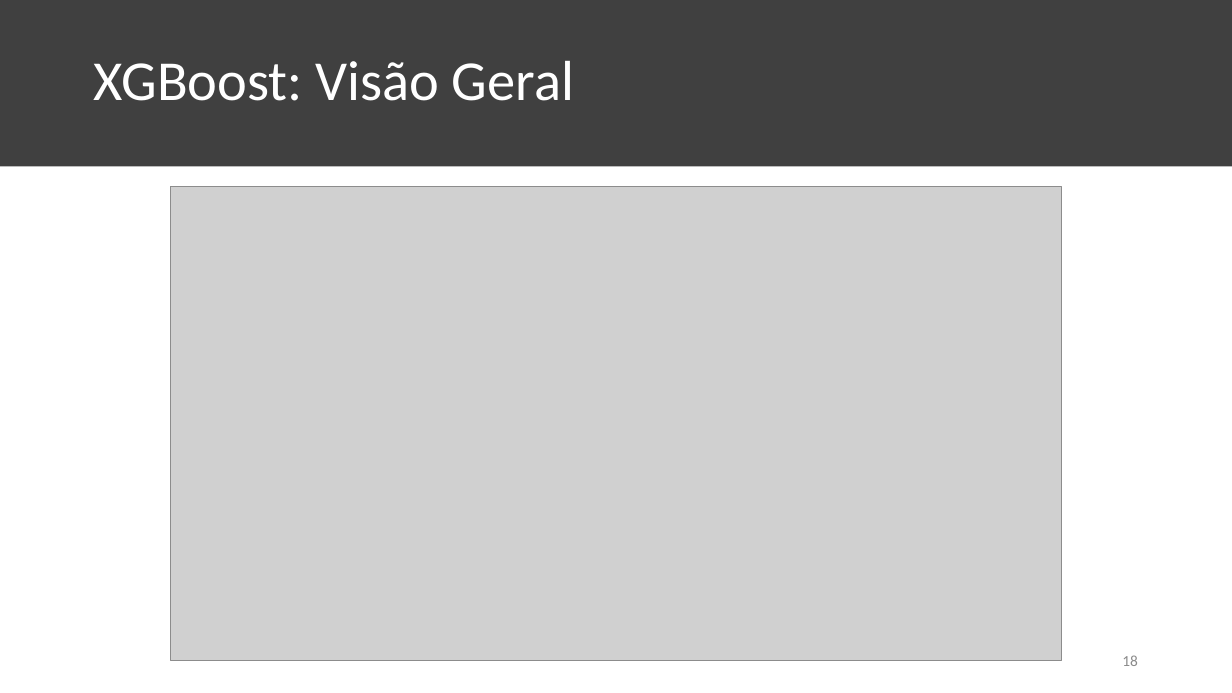
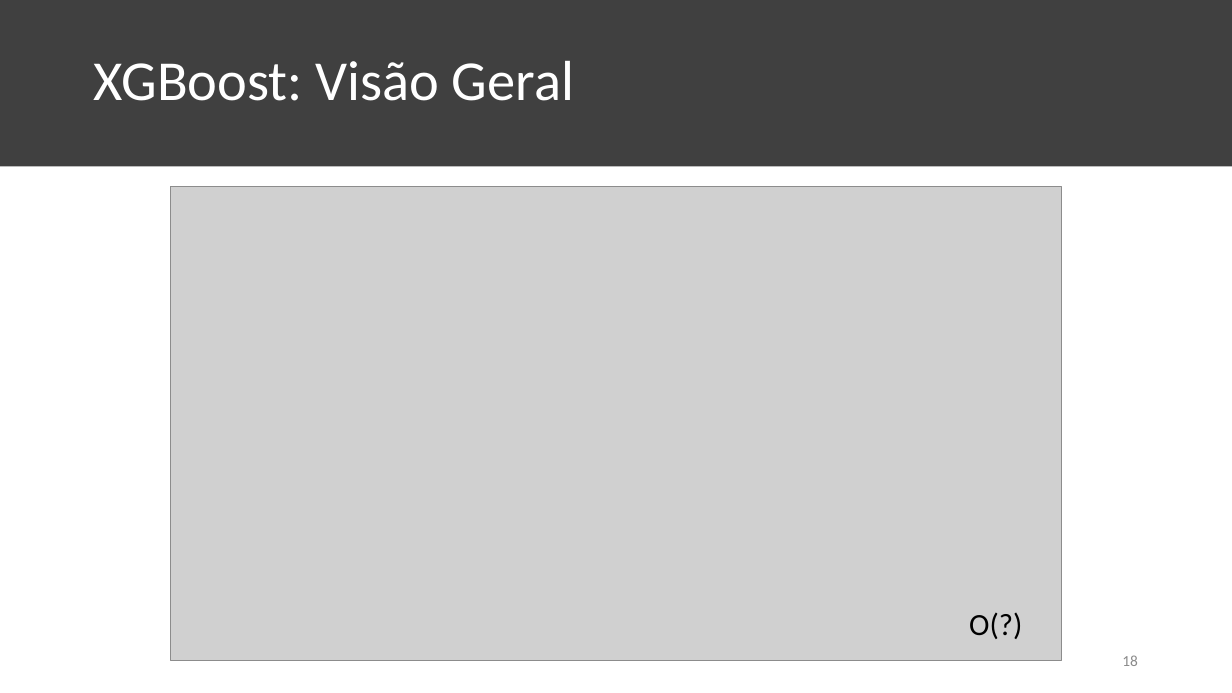
Before and after one commit to KaioAlex/DigitalSecurity, a slide deck: slide 18 of XGBOD-Seminar/XGBOD Seminar.pptx. Drawn at 1232x693 pixels with LibreOffice and Linux fonts; fonts in the diff are those of the drawing; grey boxes stand for pictures. Boxes give left, top, right and bottom in pixels: in the first picture for what was removed or moved away, otherwise in the second. Text is boxed around its words. In the diff, an @@ line names an element or a change of style, - is before the commit and + after.

```diff
--- a/XGBOD-Seminar/XGBOD Seminar.pptx
+++ b/XGBOD-Seminar/XGBOD Seminar.pptx
@@ text added at (x1=969, y1=613, x2=1022, y2=639), 24 pt, text #000000 @@
+O(?)
```
Also in this commit, not shown: 9 other slides changed, 1 slide added, 1 slide removed.
